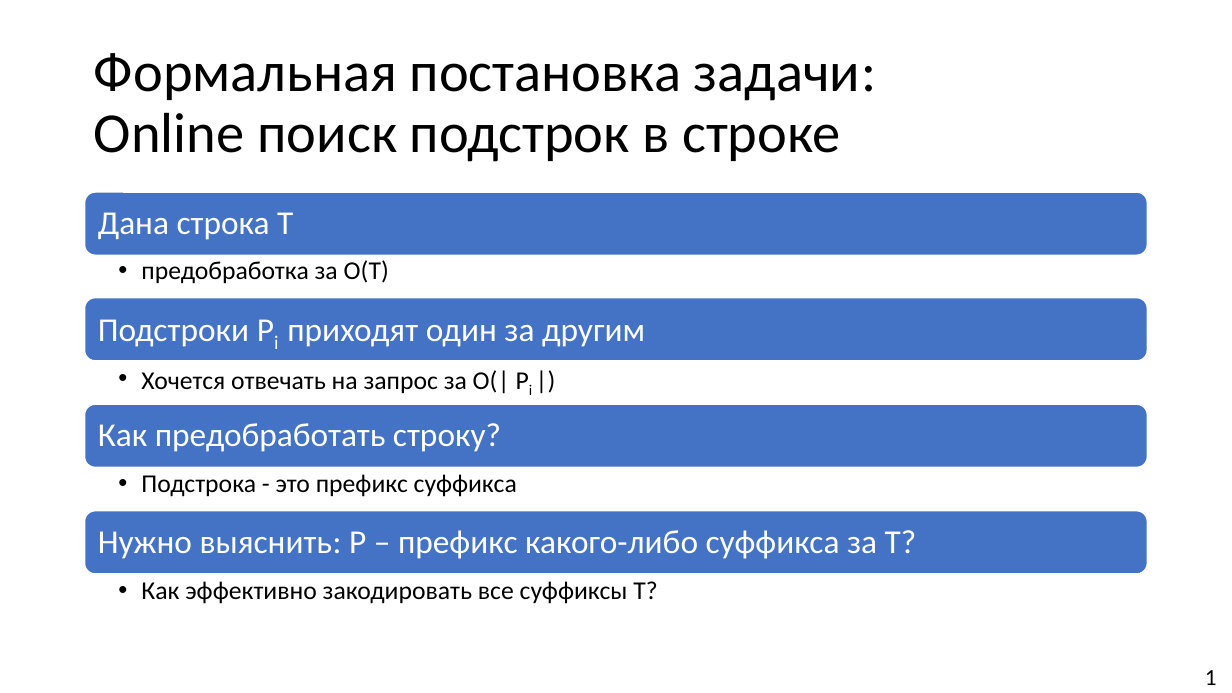
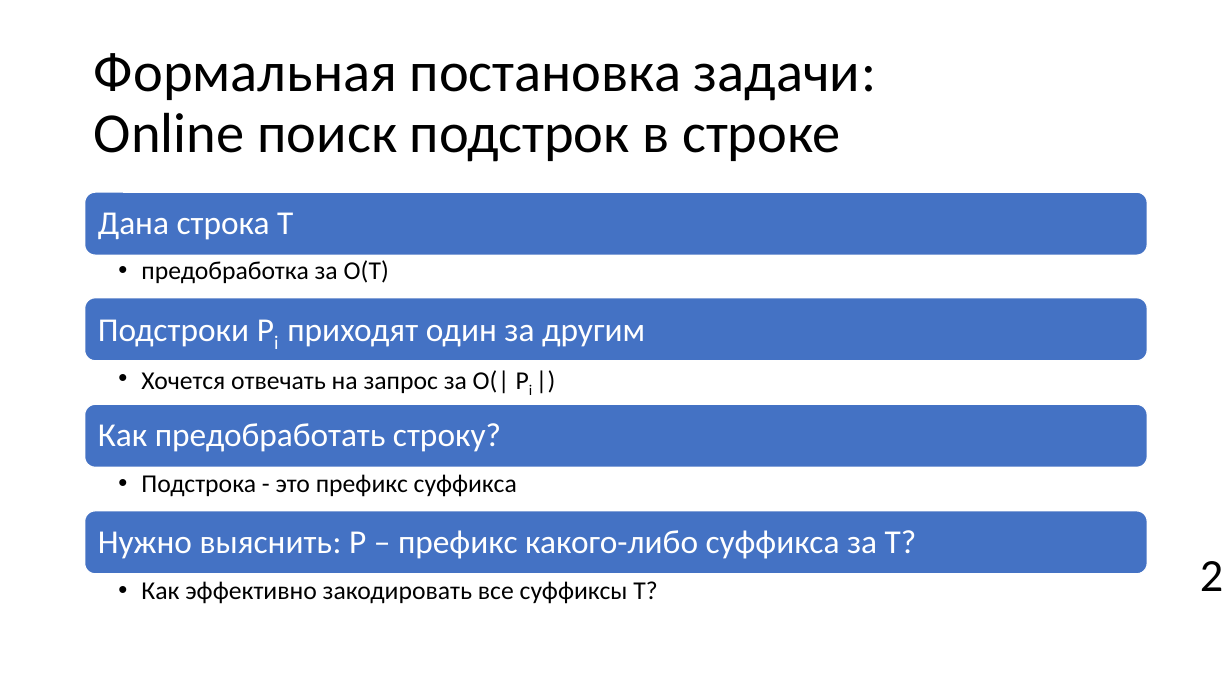
Before and after one commit to Pompon-Den/Suff-Tree-Algorithm-Ykkonen, a slide deck: slide 3 of Algorithm Ykkonena.pptx. Drawn at 1232x693 pixels with LibreOffice and Linux fonts; fonts in the diff are those of the drawing; background and template pictures are left out. Boxes give left, top, right and bottom in pixels: in the first picture for what was removed or moved away, otherwise in the second. Text is boxed around its words. In the diff, an @@ line names an element or a change of style, - is before the commit and + after.

```diff
--- a/Algorithm Ykkonena.pptx
+++ b/Algorithm Ykkonena.pptx
@@ text added at [1200, 561, 1223, 591], 36 pt, text #000000 @@
+2
@@ text removed at [1205, 670, 1217, 685] @@
-1
```
Also in this commit, not shown: 13 other slides changed, 1 slide added, 9 slides removed, 5 other files.
